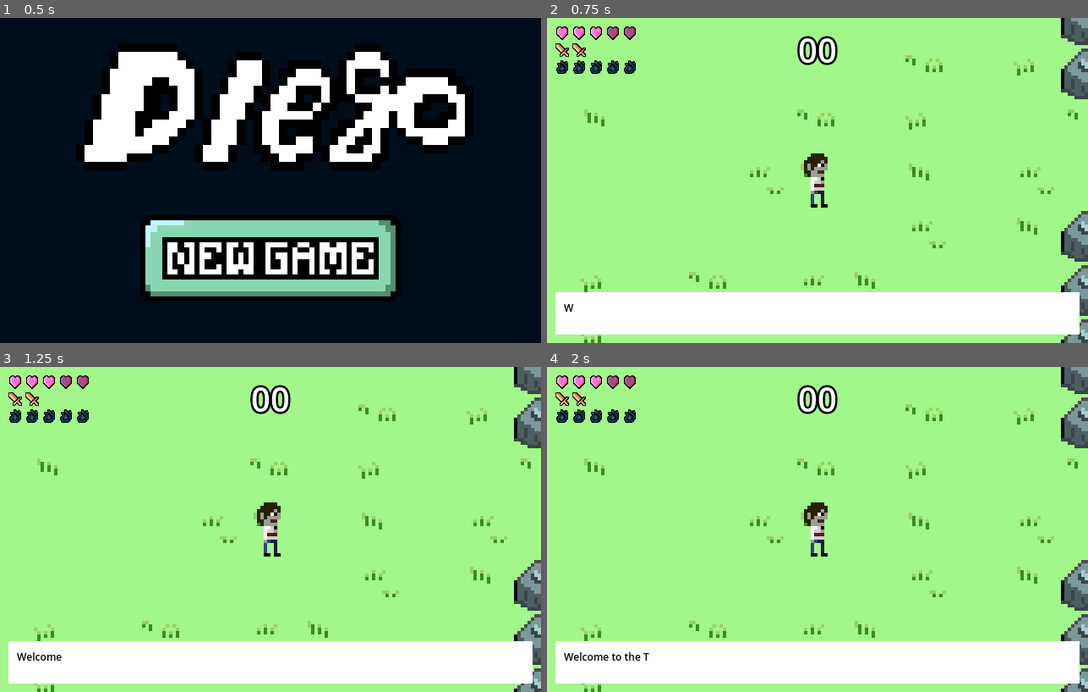
Above: before the commit, frames 1-4 (two rows, left to right).
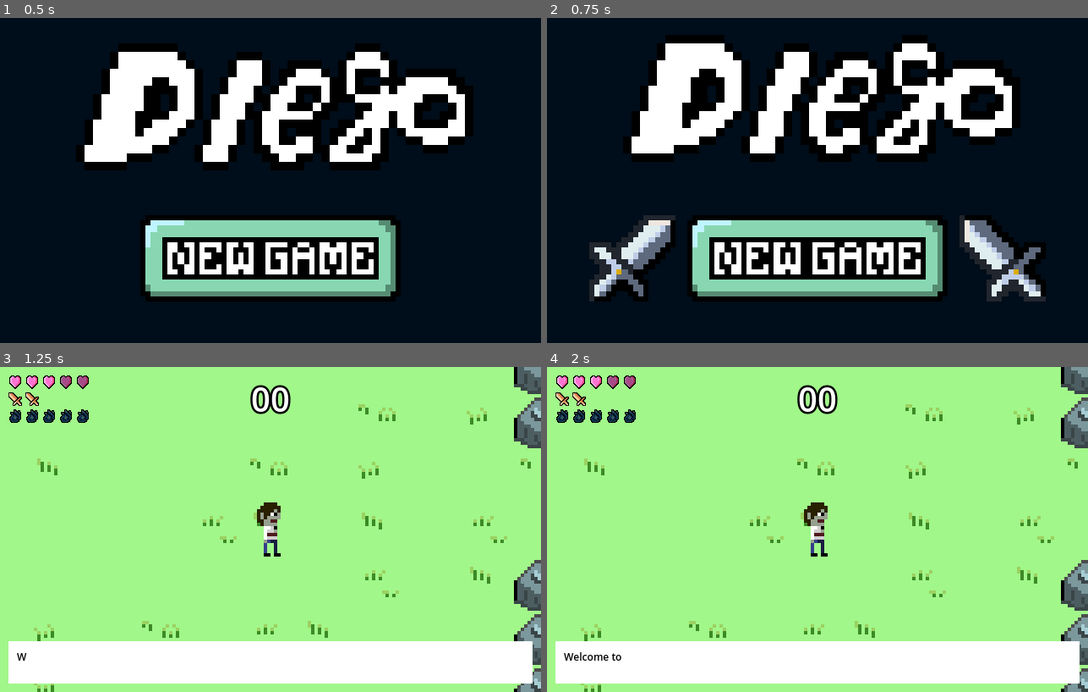
Above: after the commit, the same moments.

Repository: Islan42/GWJ_92_
Game: Godot game, scene res://main_menu.tscn
Same seed, same stepped clock (60 frames per second), same inputs: the game is played once before the commit and once after it. Sound files missing from this copy of the repository are replaced by a short silence.
Inputs (mouse positions are in pixels of both pictures, inside the frame that each line leads up to):
- Up to frame 1 (0.5 s): no input
- Up to frame 2 (0.75 s): click (817, 258) at 0.5 s
- Up to frame 3 (1.25 s): no input
- Up to frame 4 (2 s): tap Enter (acao) at 1.25, 1.35 s; hold D (mover_direita) from 1.28 s (still down)

Frame 1 is identical in both runs. In frame 2, 100% of the frame differs, in the area x 0-100%, y 0-100%; in frame 3, less than 0.1%; in frame 4, less than 0.1%.

Commit message:
Spawn Monstros

Diff:
--- a/gui/game_over.tscn
+++ b/gui/game_over.tscn
@@ -14,7 +14,7 @@
 anchor_bottom = 1.0
 grow_horizontal = 2
 grow_vertical = 2
-color = Color(0, 0, 0, 0.392157)
+color = Color(0, 0, 0.113725, 0.588235)
 
 [node name="VBoxContainer" type="VBoxContainer" parent="."]
 anchors_preset = 8
--- a/levels/level_1.gd
+++ b/levels/level_1.gd
@@ -2,11 +2,14 @@
 
 signal instanciar_fruta(nome_fruta, posicao)
 signal instanciar_pocao(nome_pocao, posicao)
+signal instanciar_inimigo(parent : Node2D, posicao : Vector2)
 signal inimigo_morreu(being : Area2D)
 
 @onready var plantas : Node2D = $Plantas
 @onready var caldeiroes : Node2D = $Caldeiroes
 @onready var inimigos : Node2D = $Inimigos
+@onready var timer : Timer = $SpawnTimer
+@onready var enemy_spawn : Marker2D = $EnemySpawn
 
 func _ready():
 	var plantas_array = plantas.get_children()
@@ -23,8 +26,16 @@
 			inimigo_morreu.emit(being)
 		)
 
+	timer.wait_time = randf_range(5, 15)
+
 func on_planta_instanciar_fruta(nome_fruta, posicao):
 	instanciar_fruta.emit(nome_fruta, posicao)
 
 func on_caldeirao_instanciar_pocao(pocao, posicao):
 	instanciar_pocao.emit(pocao, posicao)
+
+
+func _on_spawn_timer_timeout():
+	if %Inimigos.get_children().size() < 1:
+		instanciar_inimigo.emit(%Inimigos, enemy_spawn.global_position)
+		timer.wait_time = randf_range(5,15)
--- a/levels/level_1.tscn
+++ b/levels/level_1.tscn
@@ -1,9 +1,8 @@
-[gd_scene load_steps=10 format=3 uid="uid://buaksbkg78b8g"]
+[gd_scene load_steps=9 format=3 uid="uid://buaksbkg78b8g"]
 
 [ext_resource type="Script" path="res://levels/level_1.gd" id="1_hibqt"]
 [ext_resource type="TileSet" uid="uid://vybp03qxiwsc" path="res://levels/level_1.tres" id="2_dnedr"]
 [ext_resource type="PackedScene" uid="uid://dxe0nktb72bpe" path="res://objetos/planta.tscn" id="2_un5x5"]
-[ext_resource type="PackedScene" uid="uid://outo1j2amli2" path="res://personagens/demoin.tscn" id="3_175pg"]
 [ext_resource type="PackedScene" uid="uid://bt338mse2bg1x" path="res://objetos/caldeirao.tscn" id="3_cyj3j"]
 [ext_resource type="Resource" uid="uid://dem3bi85i6hdl" path="res://resources/ingredientes/orangine.tres" id="4_x3nul"]
 [ext_resource type="Resource" uid="uid://jpnehi30qb83" path="res://resources/ingredientes/random.tres" id="5_kdlbx"]
@@ -121,9 +120,7 @@
 position = Vector2(-736, -32)
 
 [node name="Inimigos" type="Node2D" parent="."]
-
-[node name="Demoin" parent="Inimigos" instance=ExtResource("3_175pg")]
-position = Vector2(-32, 352)
+unique_name_in_owner = true
 
 [node name="Insetoide" parent="." instance=ExtResource("9_cu5gn")]
 position = Vector2(288, 32)
@@ -136,3 +133,11 @@
 
 [node name="Insetoide4" parent="." instance=ExtResource("9_cu5gn")]
 position = Vector2(-416, 288)
+
+[node name="EnemySpawn" type="Marker2D" parent="."]
+position = Vector2(-32, 288)
+
+[node name="SpawnTimer" type="Timer" parent="."]
+autostart = true
+
+[connection signal="timeout" from="SpawnTimer" to="." method="_on_spawn_timer_timeout"]
--- a/main.gd
+++ b/main.gd
@@ -8,6 +8,7 @@
 const POCAO = preload("res://objetos/pocoes/pocao.tscn")
 const LEVEL0 = preload("res://levels/level_0.tscn")
 const LEVEL1 = preload("res://levels/level_1.tscn")
+const DEMOIN = preload("res://personagens/demoin.tscn")
 
 @export var game_data : GameData
 
@@ -47,6 +48,10 @@
 	interface.mensageiro.reset_buffer()
 	interface.mensageiro.add_buffer(new_buffer)
 
+func _on_level_instanciar_inimigo(parent : Node2D, posicao : Vector2):
+	var new_inimigo : Demoin = DEMOIN.instantiate()
+	parent.add_child(new_inimigo)
+	new_inimigo.global_position = posicao
 
 func _on_level_chamar_proxima_fase():
 	var next_level = LEVEL1.instantiate()
@@ -58,6 +63,7 @@
 
 	next_level.instanciar_fruta.connect(_on_level_instanciar_fruta)
 	next_level.instanciar_pocao.connect(_on_level_instanciar_pocao)
+	next_level.instanciar_inimigo.connect(_on_level_instanciar_inimigo)
 	next_level.inimigo_morreu.connect(_on_level_inimigo_morreu)
 
 
--- a/main_menu.gd
+++ b/main_menu.gd
@@ -6,4 +6,9 @@
 	$AnimationPlayer.play("idle")
 
 func _on_new_game_button_pressed():
+	%new_game_button.disabled = true
+	%SlashASP.play()
+
+
+func _on_slash_asp_finished():
 	get_tree().change_scene_to_packed(MAIN)
--- a/main_menu.tscn
+++ b/main_menu.tscn
@@ -1,8 +1,9 @@
-[gd_scene load_steps=12 format=3 uid="uid://myddl1gjcbp"]
+[gd_scene load_steps=13 format=3 uid="uid://myddl1gjcbp"]
 
 [ext_resource type="Texture2D" uid="uid://bsgon0ptj85r2" path="res://gui/main_title.png" id="1_i166e"]
 [ext_resource type="Texture2D" uid="uid://2sppf1hw55fq" path="res://gui/buttons/new_game_button.png" id="1_ljgm2"]
 [ext_resource type="Script" path="res://main_menu.gd" id="1_rlcjy"]
+[ext_resource type="AudioStream" uid="uid://d2830x5tcv2eq" path="res://sfx/atack.wav" id="4_iun8y"]
 
 [sub_resource type="Animation" id="Animation_gi38x"]
 length = 0.001
@@ -142,4 +143,9 @@
 texture_focused = SubResource("AtlasTexture_t4gco")
 stretch_mode = 5
 
+[node name="SlashASP" type="AudioStreamPlayer2D" parent="."]
+unique_name_in_owner = true
+stream = ExtResource("4_iun8y")
+
 [connection signal="pressed" from="MarginContainer/VBoxContainer/Buttons/new_game_button" to="." method="_on_new_game_button_pressed"]
+[connection signal="finished" from="SlashASP" to="." method="_on_slash_asp_finished"]
